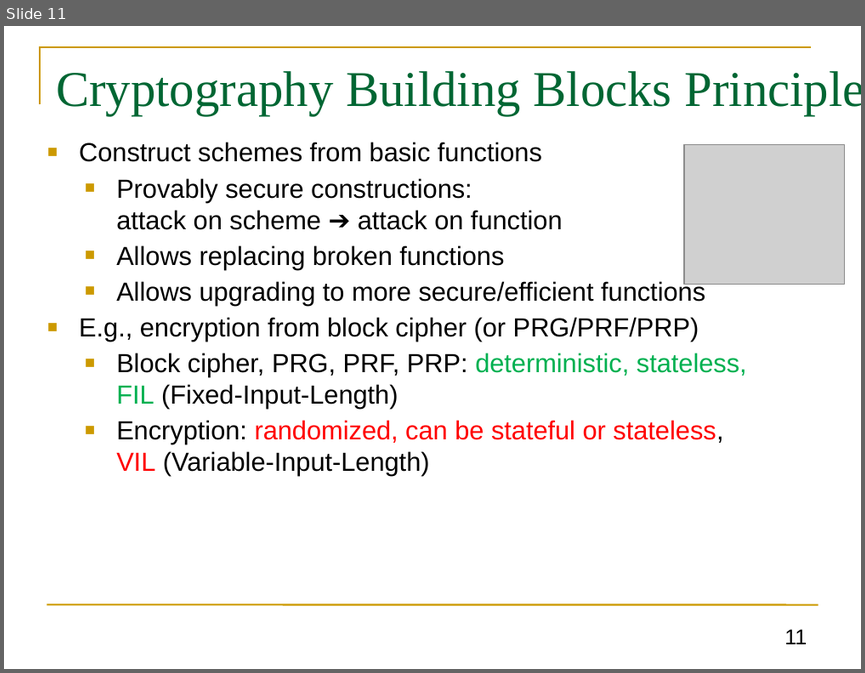
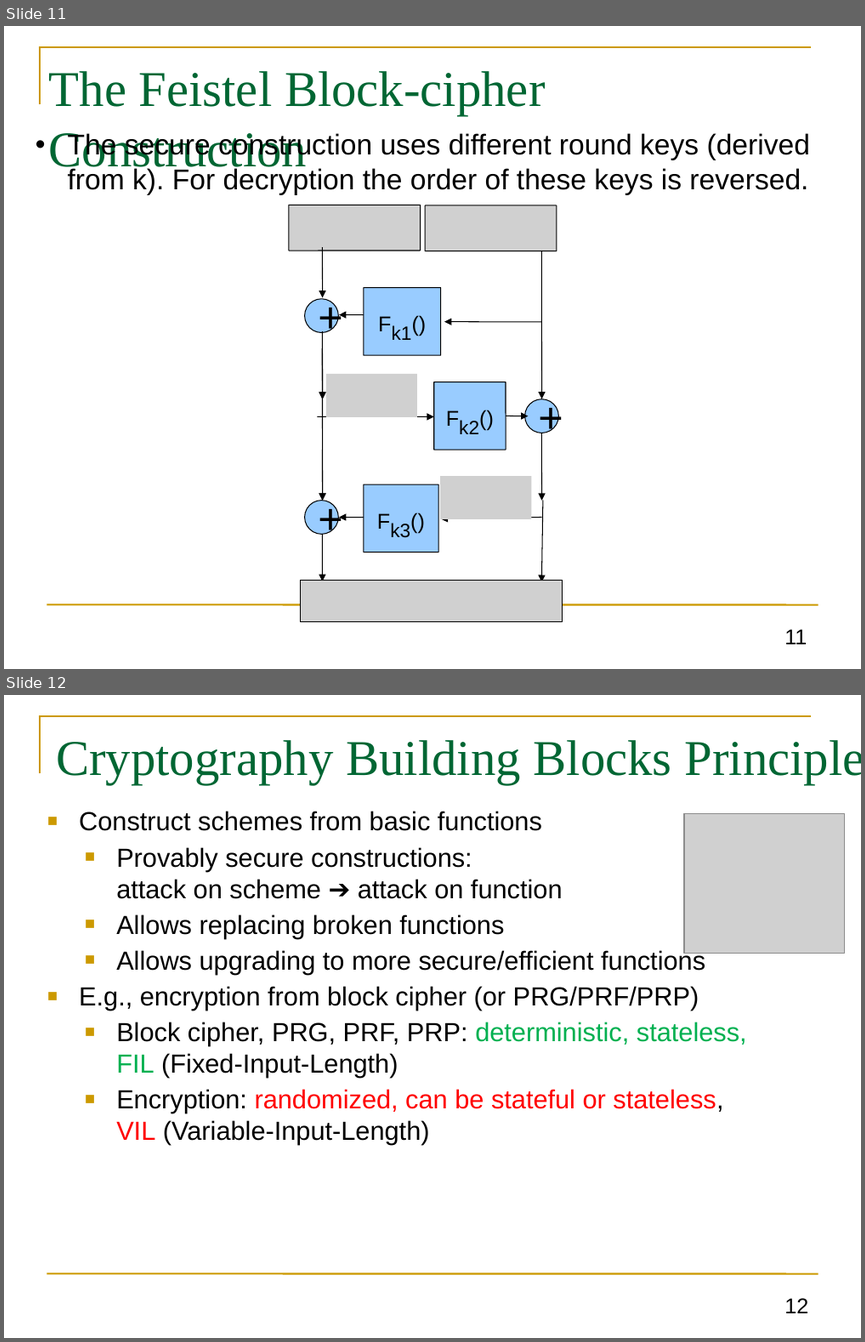
Before and after one commit to GhadaAlmashaqbeh/GhadaAlmashaqbeh.github.io, a slide deck: courses/cse3400-f2026/lecture4.pptx. Shown one above the other, each under a label of ours: slide 11 before the commit, slides 11 and 12 after it. The pictures are 865x673 and 865x1342 pixels, drawn with LibreOffice and Linux fonts; fonts in the diff are those of the drawing; grey boxes stand for pictures. Boxes give left, top, right and bottom in pixels: in the first picture for what was removed or moved away, otherwise in the second. Text is boxed around its words. In the diff, an @@ line names an element or a change of style, - is before the commit and + after.

```diff
--- a/courses/cse3400-f2026/lecture4.pptx
+++ b/courses/cse3400-f2026/lecture4.pptx
@@ slide 11 added at box(4, 26, 861, 669), background #FFFFFF; not listed: 2 template elements that a slide beside it also shows @@
@@ title added at box(49, 71, 545, 176), 42 pt, text #006633 @@
+The Feistel Block-cipher Construction
@@ text added at box(68, 133, 810, 195), 24 pt, text #000000 @@
+• The secure construction uses different round keys (derived from k). For decryption the order of these keys is reversed.
@@ picture added at box(289, 205, 420, 250) @@
@@ picture added at box(425, 205, 556, 250) @@
@@ arrow added from (322, 247) to (323, 298), #000000 0.74 pt @@
@@ arrow added from (541, 247) to (542, 398), #000000 0.74 pt @@
@@ ellipse added at box(305, 299, 338, 332), fill #99CCFF, outline #000000 0.74 pt, 36 pt, text #000000 @@
++
@@ rounded rectangle added at box(364, 287, 441, 355), fill #99CCFF, outline #000000 0.74 pt, 18 pt, text #000000 @@
+Fk1()
@@ arrow added from (322, 331) to (323, 398), #000000 0.74 pt @@
@@ arrow added from (391, 315) to (339, 315), #000000 0.74 pt @@
@@ arrow added from (542, 322) to (444, 322), #000000 0.74 pt @@
@@ arrow added from (322, 348) to (323, 499), #000000 0.74 pt @@
@@ arrow added from (322, 348) to (323, 398), #000000 0.74 pt @@
@@ picture added at box(326, 374, 417, 417) @@
@@ rounded rectangle added at box(434, 381, 506, 449), fill #99CCFF, outline #000000 0.74 pt, 18 pt, text #000000 @@
+Fk2()
@@ ellipse added at box(525, 398, 558, 432), fill #99CCFF, outline #000000 0.74 pt, 36 pt, text #000000 @@
++
@@ arrow added from (317, 417) to (434, 417), #000000 0.74 pt @@
@@ arrow added from (506, 416) to (528, 416), #000000 0.74 pt @@
@@ arrow added from (541, 432) to (542, 499), #000000 0.74 pt @@
@@ arrow added from (322, 449) to (323, 499), #000000 0.74 pt @@
@@ rounded rectangle added at box(364, 484, 439, 552), fill #99CCFF, outline #000000 0.74 pt, 18 pt, text #000000 @@
+Fk3()
@@ picture added at box(440, 476, 531, 519) @@
@@ ellipse added at box(305, 499, 338, 533), fill #99CCFF, outline #000000 0.74 pt, 36 pt, text #000000 @@
++
@@ arrow added from (543, 499) to (541, 582), #000000 0.74 pt @@
@@ arrow added from (322, 534) to (322, 581), #000000 0.74 pt @@
@@ arrow added from (391, 517) to (339, 517), #000000 0.74 pt @@
@@ arrow added from (542, 517) to (441, 519), #000000 0.74 pt @@
@@ picture added at box(301, 579, 562, 622) @@
@@ page number added at box(784, 629, 806, 644), 18 pt, text #000000 @@
+11
@@ what was slide 11 is now slide 12 @@
@@ page number at box(784, 1298, 808, 1313): text changed @@
-11
+12
```
Also in this commit, not shown: 2 other files.
